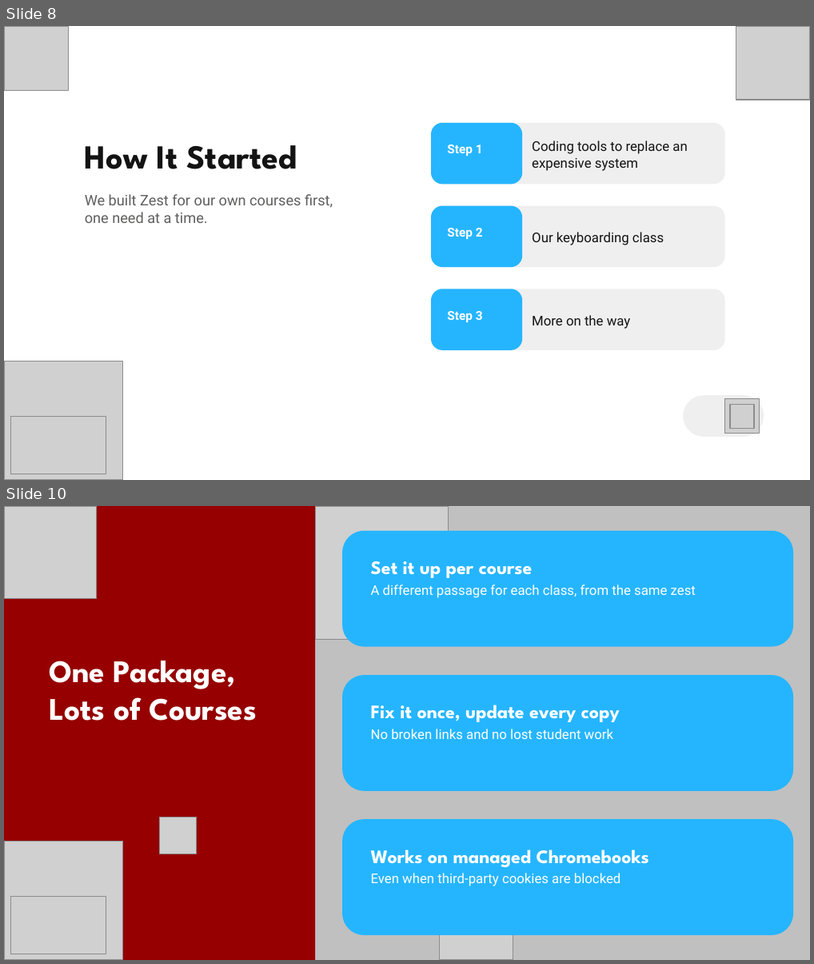
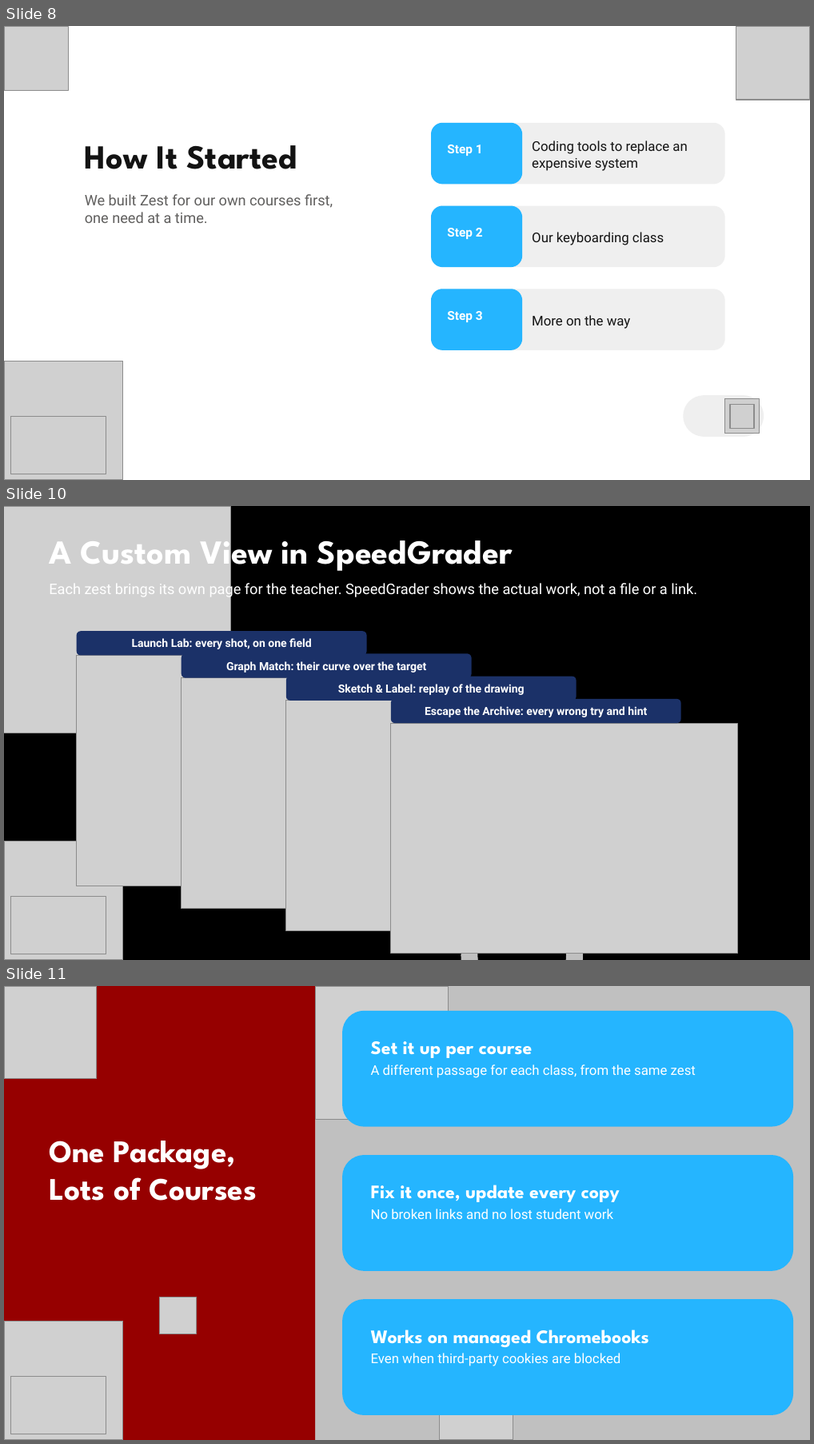
Before and after one commit to VirtualArkansasOrg/zest-spec, a slide deck: presentations/2026-vlla/deck/zest-vlla-2026.pptx. Shown one above the other, each under a label of ours: slides 8 and 10 before the commit, slides 8, 10 and 11 after it; the slides between them are not shown. The pictures are 814x964 and 814x1444 pixels, drawn with LibreOffice and Linux fonts; fonts in the diff are those of the drawing; grey boxes stand for pictures. Boxes give left, top, right and bottom in pixels: in the first picture for what was removed or moved away, otherwise in the second. Text is boxed around its words. In the diff, an @@ line names an element or a change of style, - is before the commit and + after.

```diff
--- a/presentations/2026-vlla/deck/zest-vlla-2026.pptx
+++ b/presentations/2026-vlla/deck/zest-vlla-2026.pptx
@@ slide 10 added at bbox=[4, 506, 810, 960], background #000000 @@
@@ picture added at bbox=[4, 506, 230, 732] @@
@@ text added at bbox=[49, 530, 513, 574], 30 pt, text #FFFFFF, bold @@
+A Custom View in SpeedGrader
@@ text added at bbox=[49, 581, 698, 599], 13 pt, text #FFFFFF @@
+Each zest brings its own page for the teacher. SpeedGrader shows the actual work, not a file or a link.
@@ rounded rectangle added at bbox=[77, 631, 367, 655], fill #1B3168, 10 pt, text #FFFFFF, bold @@
+Launch Lab: every shot, on one field
@@ picture added at bbox=[77, 655, 423, 886] @@
@@ rounded rectangle added at bbox=[182, 653, 472, 678], fill #1B3168, 10 pt, text #FFFFFF, bold @@
+Graph Match: their curve over the target
@@ picture added at bbox=[182, 678, 528, 908] @@
@@ rounded rectangle added at bbox=[286, 676, 577, 700], fill #1B3168, 10 pt, text #FFFFFF, bold @@
+Sketch & Label: replay of the drawing
@@ picture added at bbox=[286, 700, 633, 931] @@
@@ rounded rectangle added at bbox=[391, 699, 682, 723], fill #1B3168, 10 pt, text #FFFFFF, bold @@
+Escape the Archive: every wrong try and hint
@@ picture added at bbox=[391, 723, 738, 953] @@
@@ picture added at bbox=[4, 840, 123, 960] @@
@@ picture added at bbox=[11, 896, 106, 952] @@
@@ donut added at bbox=[462, 896, 582, 960], fill #C0C0C0, outline #C0C0C0 0.75 pt @@
@@ what was slide 10 is now slide 11 @@
```
Also in this commit, not shown: 10 slides changed, 14 other files.
